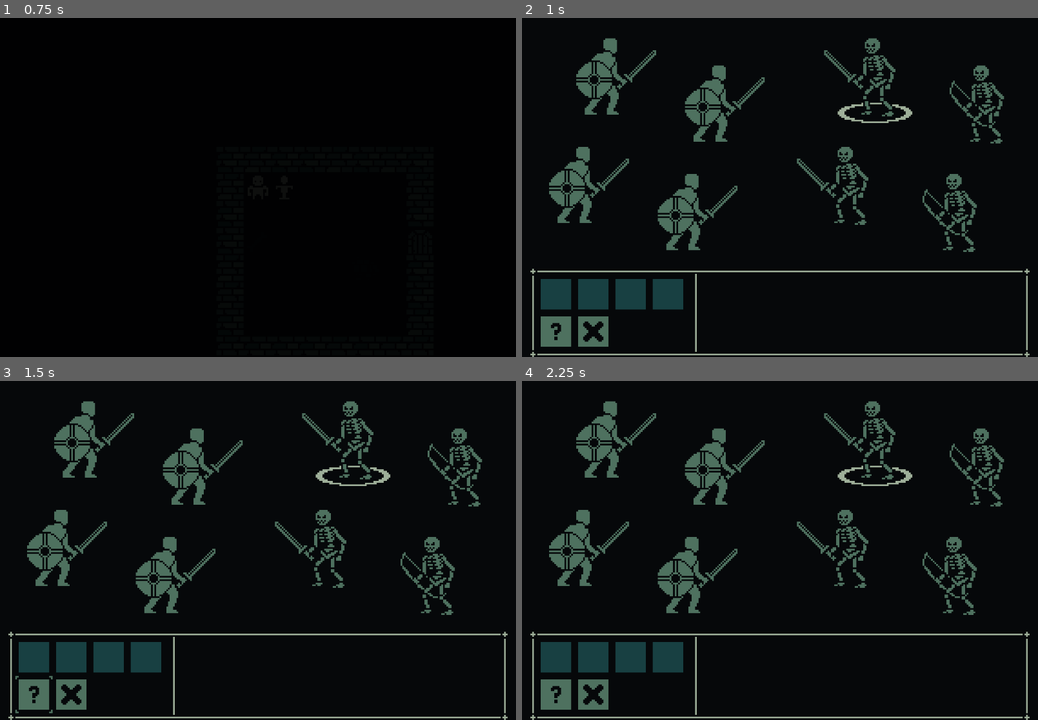
Above: before the commit, frames 1-4 (two rows, left to right).
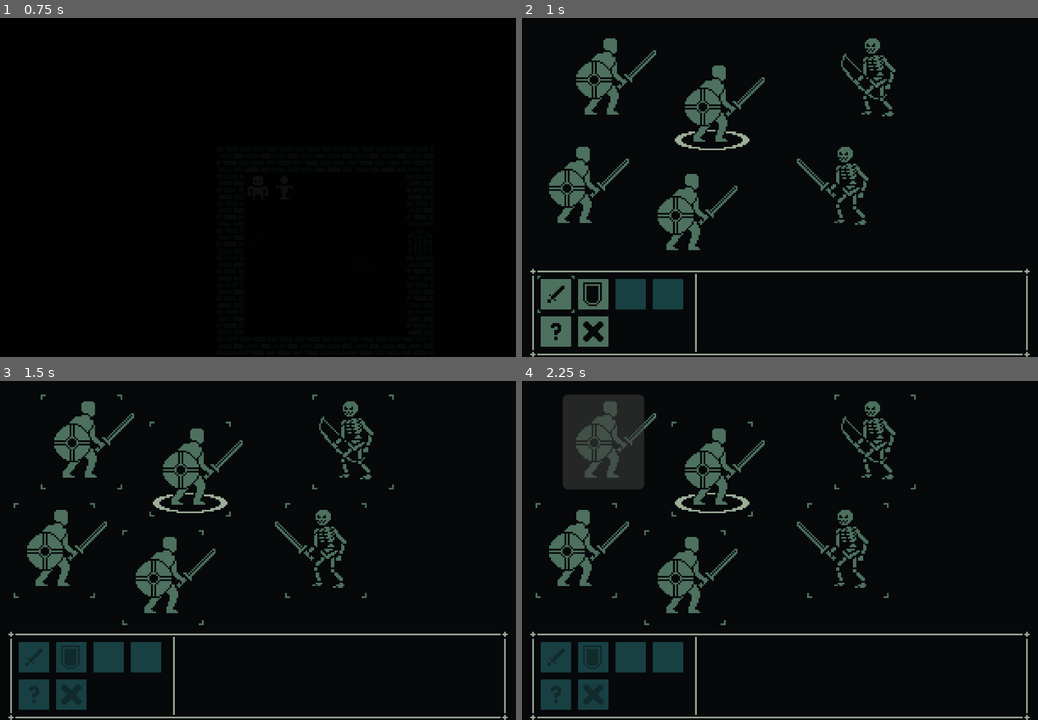
Above: after the commit, the same moments.

Repository: Paraldos/vampire-game
Game: Godot game, scene res://world.tscn
Same seed, same stepped clock (60 frames per second), same inputs: the game is played once before the commit and once after it.
Inputs (mouse positions are in pixels of both pictures, inside the frame that each line leads up to):
- Up to frame 1 (0.75 s): tap Enter at 0.5 s; hold D (right) from 0.53 s (still down)
- Up to frame 2 (1 s): keep holding D (right)
- Up to frame 3 (1.5 s): release D (right) at 1.25 s; click (36, 692) at 1.25 s
- Up to frame 4 (2.25 s): click (604, 442) at 2.02 s

Frame 1 is identical in both runs. In frame 2, 2.9% of the frame differs, in the area x 3-94%, y 9-88%; in frame 3, 3.1%; in frame 4, 7.2%, in the area x 2-94%, y 3-97%.

Commit message:
still working on combat

Diff:
--- a/combat/action_btn.gd
+++ b/combat/action_btn.gd
@@ -1,14 +1,27 @@
 extends DefaultBtn
 
 @export var action : CombatAction
+var had_focus = false
 
 func _ready() -> void:
+	GlobalSignals.action_selected.connect(_on_action_selected)
+	GlobalSignals.action_cancelled.connect(_on_action_cancelled)
 	update()
+
+func _on_pressed() -> void:
+	action.select()
+	had_focus = true
 
 func update() -> void:
 	disabled = action == null
 	if disabled: return
 	icon = action.img
 
-func _on_pressed() -> void:
-	print('pressed')
+func _on_action_selected(_selected_action: CombatAction):
+	disabled = true
+
+func _on_action_cancelled() -> void:
+	update()
+	if had_focus:
+		grab_focus()
+	had_focus = false
--- a/combat/character_display.gd
+++ b/combat/character_display.gd
@@ -2,20 +2,27 @@
 
 @onready var main_sprite: Sprite2D = $MainSprite
 @onready var active_indicator: Sprite2D = %ActiveIndicator
+@onready var target_btn: Button = %TargetBtn
 
 var slot := -1
 var is_hero := false
 var character: Character
 
 func _ready() -> void:
+	target_btn.visible = false
 	if slot == -1:
 		queue_free()
 		return
 	GlobalSignals.activate_character.connect(_on_activate_character)
+	GlobalSignals.action_selected.connect(_on_action_selected)
 	if !is_hero:
 		main_sprite.flip_h = true
 	main_sprite.texture = character.combat_sprite
 	active_indicator.visible = CombatManager.get_active_character() == character
 
+func _on_action_selected(selected_action: CombatAction) -> void:
+	var frontline := Combat.FRONTLINE_SLOTS.has(slot)
+	target_btn.visible = selected_action.can_target(is_hero, frontline)
+
 func _on_activate_character(activted_character : Character):
 	active_indicator.visible = activted_character == character
--- a/combat/character_display.tscn
+++ b/combat/character_display.tscn
@@ -3,6 +3,33 @@
 [ext_resource type="Texture2D" uid="uid://ct7tdvbbxw1gt" path="res://assets/images/battle_characters.png" id="2_dkni4"]
 [ext_resource type="Script" uid="uid://dxny0h1x0hykx" path="res://combat/character_display.gd" id="2_ejsst"]
 [ext_resource type="Texture2D" uid="uid://dkogmrsgiqmkd" path="res://assets/images/character_selector.png" id="3_dkni4"]
+[ext_resource type="Texture2D" uid="uid://d1htiryb0fd5i" path="res://assets/images/panel_btn.png" id="4_7x2a6"]
+
+[sub_resource type="AtlasTexture" id="AtlasTexture_reu0v"]
+atlas = ExtResource("4_7x2a6")
+region = Rect2(16, 0, 16, 16)
+
+[sub_resource type="StyleBoxTexture" id="StyleBoxTexture_mjf7x"]
+texture = SubResource("AtlasTexture_reu0v")
+texture_margin_left = 3.0
+texture_margin_top = 3.0
+texture_margin_right = 3.0
+texture_margin_bottom = 3.0
+
+[sub_resource type="AtlasTexture" id="AtlasTexture_8brfp"]
+atlas = ExtResource("4_7x2a6")
+region = Rect2(0, 0, 16, 16)
+
+[sub_resource type="StyleBoxTexture" id="StyleBoxTexture_xstdr"]
+texture = SubResource("AtlasTexture_8brfp")
+texture_margin_left = 3.0
+texture_margin_top = 3.0
+texture_margin_right = 3.0
+texture_margin_bottom = 3.0
+
+[sub_resource type="Theme" id="Theme_fra55"]
+Button/styles/focus = SubResource("StyleBoxTexture_mjf7x")
+Button/styles/normal = SubResource("StyleBoxTexture_xstdr")
 
 [node name="CharacterDisplay" type="Node2D" unique_id=747938848]
 script = ExtResource("2_ejsst")
@@ -14,3 +41,11 @@
 
 [node name="MainSprite" type="Sprite2D" parent="." unique_id=260166518]
 texture = ExtResource("2_dkni4")
+
+[node name="TargetBtn" type="Button" parent="." unique_id=1347865975]
+unique_name_in_owner = true
+offset_left = -24.0
+offset_top = -24.0
+offset_right = 24.0
+offset_bottom = 32.0
+theme = SubResource("Theme_fra55")
--- a/combat/combat_controlls.gd
+++ b/combat/combat_controlls.gd
@@ -16,3 +16,4 @@
 			btn.update()
 		else:
 			btn.action = null
+	actions_container.get_child(0).grab_focus()
--- a/data/enemies/skeleton_archer.tres
+++ b/data/enemies/skeleton_archer.tres
@@ -6,7 +6,6 @@
 
 [resource]
 script = ExtResource("2_ktco2")
-frontline = false
 name = "Skeleton Archer"
 combat_sprite = ExtResource("2_4p81i")
 current_hp = null
--- a/data/templates/combat.gd
+++ b/data/templates/combat.gd
@@ -3,34 +3,36 @@
 
 const COMBAT_SIZE := 4
 const FRONTLINE_SLOTS := [0, 1]
-const BACKLINE_SLOTS := [2]
+const BACKLINE_SLOTS := [2, 3]
 
 @export_storage var enemy_formation: Array[Enemy] = []
 @export_storage var battle_sequence: Array[Character] = []
 @export_storage var current_turn := -1
 
 @export var potential_enemies: Array[Enemy]
-@export var activate_character : Character
+@export var active_character : Character
 
 func create_enemy_formation() -> void:
-	enemy_formation.resize(COMBAT_SIZE)
-	enemy_formation.fill(null)
-	for i in COMBAT_SIZE:
-		var frontline := FRONTLINE_SLOTS.has(i)
-		enemy_formation[i] = _get_formation_enemy(frontline)
+	enemy_formation = [
+		_get_randome_enemy(Enums.COMBAT_POSITION.FRONTLINE),
+		_get_randome_enemy(Enums.COMBAT_POSITION.FRONTLINE),
+		_get_randome_enemy(Enums.COMBAT_POSITION.BACKLINE),
+		_get_randome_enemy(Enums.COMBAT_POSITION.BACKLINE),
+	]
 
-func _get_formation_enemy(frontline := true) -> Enemy:
+func _get_randome_enemy(position := Enums.COMBAT_POSITION.FRONTLINE) -> Enemy:
 	potential_enemies.shuffle()
 	for enemy in potential_enemies:
-		if enemy != null and enemy.frontline == frontline:
-			return enemy.duplicate(true) as Enemy
+		if enemy == null: continue
+		if enemy.prefered_position == position:
+			return enemy.duplicate(true)
 	return null
 
 func create_sequence() -> void:
 	battle_sequence.clear()
-	for enemy in enemy_formation:
-		if enemy != null:
-			battle_sequence.append(enemy)
+	# for enemy in enemy_formation:
+	# 	if enemy != null:
+	# 		battle_sequence.append(enemy)
 	for hero in PlayerManager.hero_formation:
 		if hero != null:
 			battle_sequence.append(hero)
@@ -41,5 +43,5 @@
 	current_turn += 1
 	if current_turn >= battle_sequence.size():
 		current_turn = 0
-	activate_character = battle_sequence[current_turn]
-	GlobalSignals.activate_character.emit(activate_character)
+	active_character = battle_sequence[current_turn]
+	GlobalSignals.activate_character.emit(active_character)
--- a/data/templates/combat_action.gd
+++ b/data/templates/combat_action.gd
@@ -3,6 +3,28 @@
 
 @export var title := ""
 @export var img :Texture2D
+var active = false
 
-func use(target : Character):
-	pass
+@export_category("Valid Targets")
+const FRONTLINE := 1
+const BACKLINE := 2
+
+@export_flags("Frontline", "Backline")
+var hero_targets := FRONTLINE | BACKLINE
+
+@export_flags("Frontline", "Backline")
+var enemy_targets := FRONTLINE | BACKLINE
+
+func select() -> void:
+	CombatManager.select_action(self)
+
+func can_target(target_is_hero: bool, frontline: bool) -> bool:
+	var valid_targets := hero_targets if target_is_hero else enemy_targets
+	var target_line := FRONTLINE if frontline else BACKLINE
+	return valid_targets & target_line != 0
+
+func can_use(target: Character) -> bool:
+	return target != null
+
+func use(target: Character) -> void:
+	print("%s used on %s" % [title, target.name])
--- a/data/templates/enemy.gd
+++ b/data/templates/enemy.gd
@@ -1,4 +1,4 @@
 extends Character
 class_name Enemy
 
-@export var frontline := true
+@export var prefered_position := Enums.COMBAT_POSITION.FRONTLINE
--- a/manager/combat_manager/combat_manager.gd
+++ b/manager/combat_manager/combat_manager.gd
@@ -4,6 +4,7 @@
 const COMBAT_SIZE := 3
 
 @export_storage  var _current_combat: Combat
+var _selected_combat_action : CombatAction
 
 # ======================================== setter/getter
 static var current_combat: Combat:
@@ -11,6 +12,12 @@
 		return _get_instance()._current_combat
 	set(value):
 		_get_instance()._current_combat = value
+
+static var selected_combat_action: CombatAction:
+	get:
+		return _get_instance()._selected_combat_action
+	set(value):
+		_get_instance()._selected_combat_action = value
 
 # ======================================== controlls
 static func start_combat(new_combat: Combat) -> void:
@@ -20,9 +27,33 @@
 	SceneManager.change_scene(SceneManager.COMBAT_WINDOW)
 	current_combat.next_turn()
 
+static func select_action(action: CombatAction) -> void:
+	if action == null:
+		cancel_action()
+		return
+	if selected_combat_action == action:
+		cancel_action()
+		return
+	selected_combat_action = action
+	GlobalSignals.action_selected.emit(action)
+
+static func select_target(target: Character) -> void:
+	if selected_combat_action == null:
+		return
+	if not selected_combat_action.can_use(target):
+		return
+	var action := selected_combat_action
+	action.use(target)
+	selected_combat_action = null
+	GlobalSignals.action_used.emit(action, target)
+
+static func cancel_action() -> void:
+	selected_combat_action = null
+	GlobalSignals.action_cancelled.emit()
+
 # ======================================== helper
 static func get_active_character() -> Character:
-	return current_combat.activate_character
+	return current_combat.active_character
 
 static func get_battle_sequence() -> Array[Character]:
 	return current_combat.battle_sequence
--- a/manager/enums.gd
+++ b/manager/enums.gd
@@ -1,9 +1,13 @@
 extends Node
 class_name Enums
 
-enum GAME_STATES{
+enum GAME_STATES {
 	START_MENU,
 	MAIN,
 	COMBAT,
 	CHANGE_SCENE,
 }
+enum COMBAT_POSITION {
+	FRONTLINE,
+	BACKLINE
+}
--- a/manager/global_signals.gd
+++ b/manager/global_signals.gd
@@ -2,3 +2,6 @@
 # Global Signals
 
 signal activate_character(activted_character : Character)
+signal action_selected(selected_action: CombatAction)
+signal action_cancelled
+signal action_used(used_action: CombatAction, target: Character)
--- a/project.godot
+++ b/project.godot
@@ -33,6 +33,38 @@
 
 [input]
 
+ui_left={
+"deadzone": 0.5,
+"events": [Object(InputEventKey,"resource_local_to_scene":false,"resource_name":"","device":16,"window_id":0,"alt_pressed":false,"shift_pressed":false,"ctrl_pressed":false,"meta_pressed":false,"pressed":false,"keycode":4194319,"physical_keycode":0,"key_label":0,"unicode":0,"location":0,"echo":false,"script":null)
+, Object(InputEventJoypadButton,"resource_local_to_scene":false,"resource_name":"","device":-1,"button_index":13,"pressure":0.0,"pressed":false,"script":null)
+, Object(InputEventJoypadMotion,"resource_local_to_scene":false,"resource_name":"","device":-1,"axis":0,"axis_value":-1.0,"script":null)
+, Object(InputEventKey,"resource_local_to_scene":false,"resource_name":"","device":-1,"window_id":0,"alt_pressed":false,"shift_pressed":false,"ctrl_pressed":false,"meta_pressed":false,"pressed":false,"keycode":0,"physical_keycode":65,"key_label":0,"unicode":97,"location":0,"echo":false,"script":null)
+]
+}
+ui_right={
+"deadzone": 0.5,
+"events": [Object(InputEventKey,"resource_local_to_scene":false,"resource_name":"","device":16,"window_id":0,"alt_pressed":false,"shift_pressed":false,"ctrl_pressed":false,"meta_pressed":false,"pressed":false,"keycode":4194321,"physical_keycode":0,"key_label":0,"unicode":0,"location":0,"echo":false,"script":null)
+, Object(InputEventJoypadButton,"resource_local_to_scene":false,"resource_name":"","device":-1,"button_index":14,"pressure":0.0,"pressed":false,"script":null)
+, Object(InputEventJoypadMotion,"resource_local_to_scene":false,"resource_name":"","device":-1,"axis":0,"axis_value":1.0,"script":null)
+, Object(InputEventKey,"resource_local_to_scene":false,"resource_name":"","device":-1,"window_id":0,"alt_pressed":false,"shift_pressed":false,"ctrl_pressed":false,"meta_pressed":false,"pressed":false,"keycode":0,"physical_keycode":68,"key_label":0,"unicode":100,"location":0,"echo":false,"script":null)
+]
+}
+ui_up={
+"deadzone": 0.5,
+"events": [Object(InputEventKey,"resource_local_to_scene":false,"resource_name":"","device":16,"window_id":0,"alt_pressed":false,"shift_pressed":false,"ctrl_pressed":false,"meta_pressed":false,"pressed":false,"keycode":4194320,"physical_keycode":0,"key_label":0,"unicode":0,"location":0,"echo":false,"script":null)
+, Object(InputEventJoypadButton,"resource_local_to_scene":false,"resource_name":"","device":-1,"button_index":11,"pressure":0.0,"pressed":false,"script":null)
+, Object(InputEventJoypadMotion,"resource_local_to_scene":false,"resource_name":"","device":-1,"axis":1,"axis_value":-1.0,"script":null)
+, Object(InputEventKey,"resource_local_to_scene":false,"resource_name":"","device":-1,"window_id":0,"alt_pressed":false,"shift_pressed":false,"ctrl_pressed":false,"meta_pressed":false,"pressed":false,"keycode":0,"physical_keycode":87,"key_label":0,"unicode":119,"location":0,"echo":false,"script":null)
+]
+}
+ui_down={
+"deadzone": 0.5,
+"events": [Object(InputEventKey,"resource_local_to_scene":false,"resource_name":"","device":16,"window_id":0,"alt_pressed":false,"shift_pressed":false,"ctrl_pressed":false,"meta_pressed":false,"pressed":false,"keycode":4194322,"physical_keycode":0,"key_label":0,"unicode":0,"location":0,"echo":false,"script":null)
+, Object(InputEventJoypadButton,"resource_local_to_scene":false,"resource_name":"","device":-1,"button_index":12,"pressure":0.0,"pressed":false,"script":null)
+, Object(InputEventJoypadMotion,"resource_local_to_scene":false,"resource_name":"","device":-1,"axis":1,"axis_value":1.0,"script":null)
+, Object(InputEventKey,"resource_local_to_scene":false,"resource_name":"","device":-1,"window_id":0,"alt_pressed":false,"shift_pressed":false,"ctrl_pressed":false,"meta_pressed":false,"pressed":false,"keycode":0,"physical_keycode":83,"key_label":0,"unicode":115,"location":0,"echo":false,"script":null)
+]
+}
 left={
 "deadzone": 0.2,
 "events": [Object(InputEventKey,"resource_local_to_scene":false,"resource_name":"","device":-1,"window_id":0,"alt_press …(191 unchanged characters)…
Binary file added: assets/images/panel_btn.aseprite
Binary file added: assets/images/panel_btn.png
Not shown, added: assets/images/panel_btn.png.import
Binary file added: assets/images/ui_icons.aseprite
Binary file added: assets/images/ui_icons.png
Not shown, added: assets/images/ui_icons.png.import
Not shown: 1 places in data/combat_actions/slash.tres that only renumber resources
